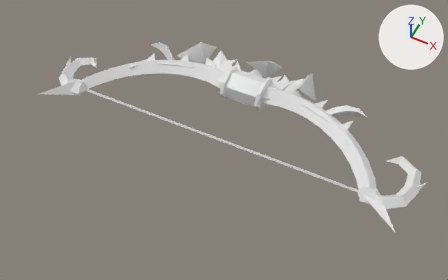
Before and after pictures for a commit that changed the FBX model roblox/art/weapons/bow_transcendent.fbx.
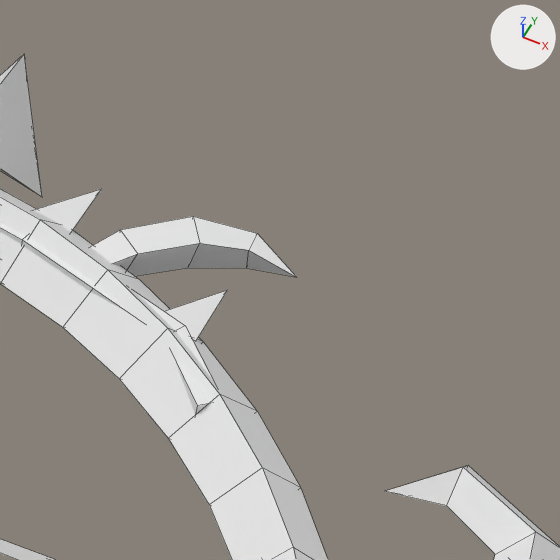
The first picture shows the older version from a 50 mm lens placed at (3.48, -7.92, 8.18), pointed at (0.05, -1.06, -0.41). The close-ups show the older and then the newer version on the part from 69% to 94% of the width and 22% to 63% of the height of that picture. Only the edits that show in the close-ups are written down. Arrows for +X, +Y and +Z are at upper right; the lights stay in place. The close-ups show mesh edges as thin lines. Where no turn or scale is listed for an object, it has been applied to the vertices.

In view in the first close-up: 'Crack1', 'Limb_Top', 'Runes', 'Shards' and 1 more.
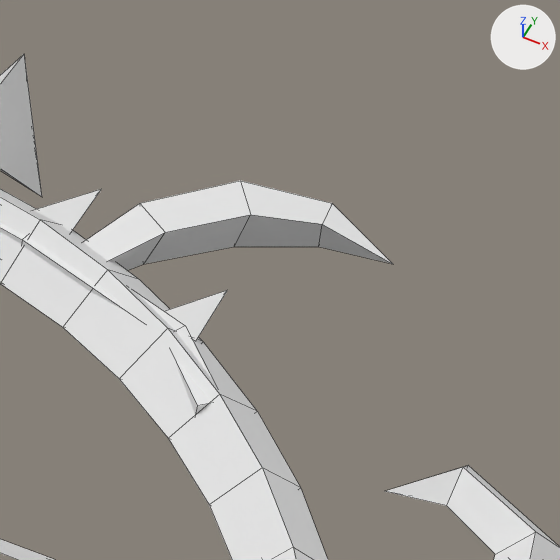
Pixel boxes [x1, y1, x2, y2] of what changed, in the close-ups (560 x 560 px; the box of a moved part takes in the faces that stretch with it):
'Limb_Top', reshaped
    before: [0, 189, 560, 560]
    after: [0, 181, 560, 560]
part 1 of me_limb_top_007, moved or reshaped
    before: [91, 216, 296, 277]
    after: [83, 181, 393, 271]

The change in detail:
me_limb_top_007 is used by ob_limb_top; location (0.0, 0.0, 0.0).
me_limb_top_007 had 83 vertices, 83 faces and spanned x 0.39..3.66, y -1.93..0.38, z -0.21..0.21.
me_limb_top_007 now has 83 vertices, 83 faces and spans x 0.39..3.69, y -2.13..0.65, z -0.21..0.21.
Part 1, on me_limb_top_007:
Vertex 65 of me_limb_top_007 moves from (1.51, -0.17, -0.07) to (1.51, -0.17, -0.09).
Vertex 66 of me_limb_top_007 moves from (1.47, -0.15, 0.04) to (1.46, -0.15, 0.05).
Vertex 67 of me_limb_top_007 moves from (1.54, -0.19, 0.04) to (1.55, -0.19, 0.05).
Vertex 68 of me_limb_top_007 moves from (1.7, 0.11, -0.13) to (1.74, 0.25, -0.17) at pixel (143, 264).
Vertex 69 of me_limb_top_007 moves from (1.65, 0.16, 0.06) at pixel (120, 229) to (1.67, 0.3, 0.08) at pixel (139, 203).
Vertex 70 of me_limb_top_007 moves from (1.75, 0.07, 0.06) at pixel (137, 253) to (1.81, 0.2, 0.08) at pixel (165, 232).
Vertex 71 of me_limb_top_007 moves from (1.91, 0.28, -0.14) at pixel (188, 267) to (2.02, 0.5, -0.18) at pixel (234, 246).
Vertex 72 of me_limb_top_007 moves from (1.87, 0.34, 0.07) at pixel (193, 216) to (1.97, 0.58, 0.09) at pixel (240, 180).
Vertex 73 of me_limb_top_007 moves from (1.94, 0.22, 0.07) at pixel (199, 243) to (2.07, 0.43, 0.09) at pixel (250, 214).
Vertex 74 of me_limb_top_007 moves from (2.11, 0.34, -0.09) at pixel (246, 268) to (2.32, 0.59, -0.12) at pixel (318, 246).
Vertex 75 of me_limb_top_007 moves from (2.11, 0.38, 0.05) at pixel (257, 233) to (2.32, 0.65, 0.06) at pixel (332, 203).
Vertex 76 of me_limb_top_007 moves from (2.11, 0.29, 0.05) at pixel (248, 250) to (2.32, 0.53, 0.06) at pixel (322, 224).
Vertex 77 of me_limb_top_007 moves from (2.31, 0.28, 0.0) at pixel (296, 277) to (2.61, 0.5, 0.0) at pixel (393, 264).
Other edits to the shape of me_limb_top_007 do not show in these pictures.
